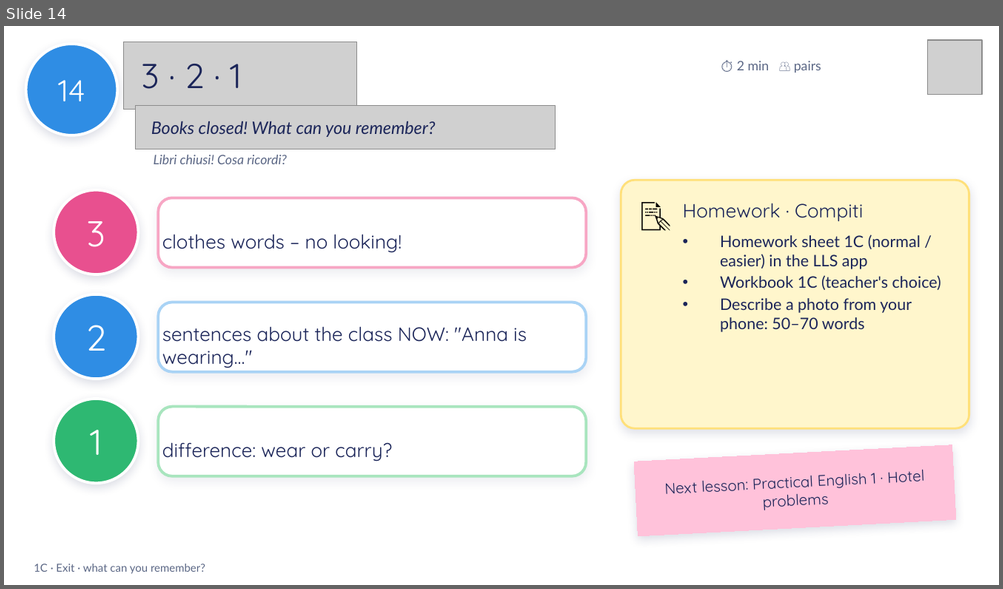
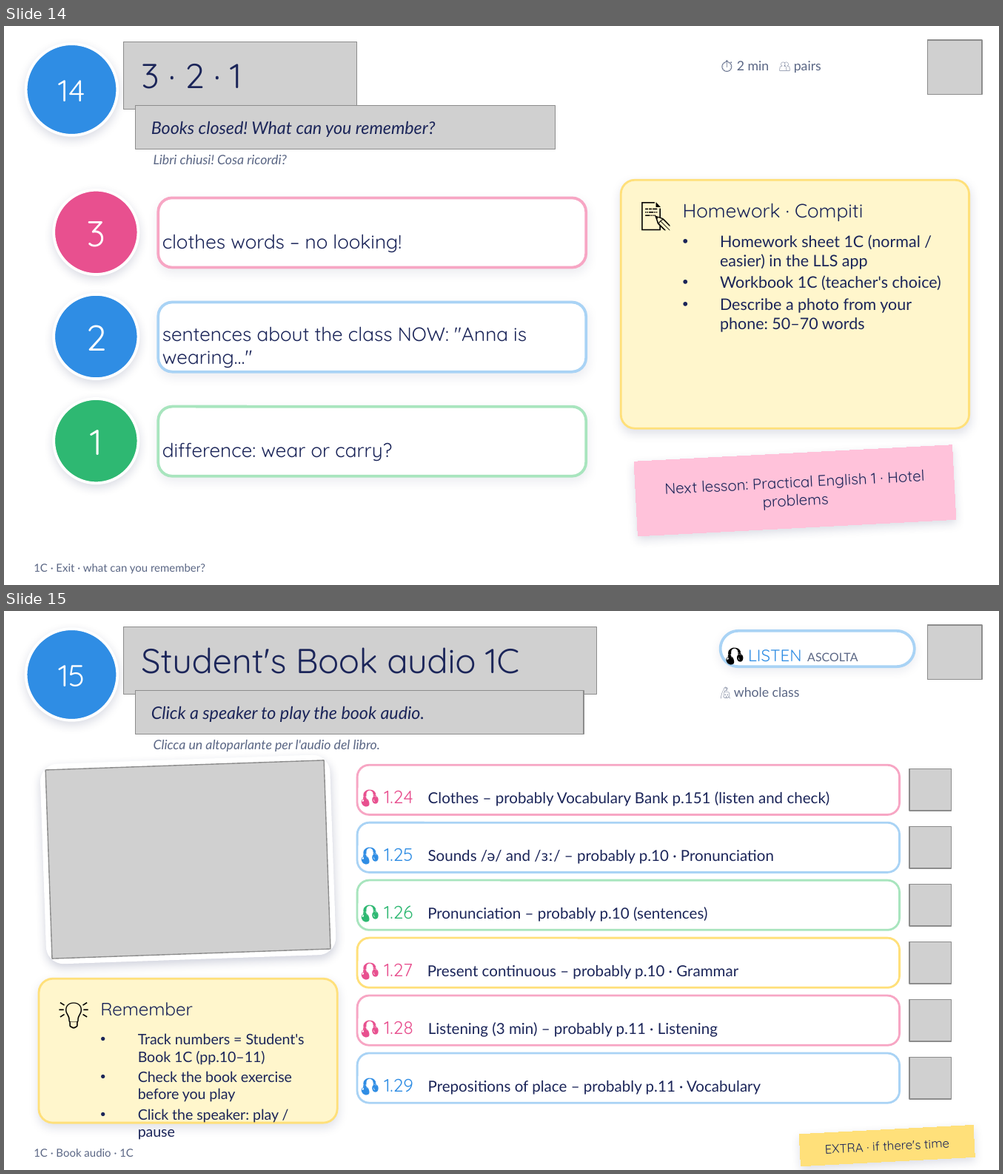
Before and after one commit to londonlanguageschool/Bagheria-, a slide deck: materials/A2/A2_1C_The_Remake_Project_v3.pptx. Shown one above the other, each under a label of ours: slide 14 before the commit, slides 14 and 15 after it. The pictures are 1003x589 and 1003x1174 pixels, drawn with LibreOffice and Linux fonts; fonts in the diff are those of the drawing; grey boxes stand for pictures; background and template pictures are left out. Boxes give left, top, right and bottom in pixels: in the first picture for what was removed or moved away, otherwise in the second. Text is boxed around its words. In the diff, an @@ line names an element or a change of style, - is before the commit and + after.

```diff
--- a/materials/A2/A2_1C_The_Remake_Project_v3.pptx
+++ b/materials/A2/A2_1C_The_Remake_Project_v3.pptx
@@ slide 15 added at (x1=4, y1=611, x2=999, y2=1170), background picture (left out) @@
@@ ellipse added at (x1=26, y1=629, x2=117, y2=721), fill #2F8DE4, outline #FFFFFF 2 pt, 22 pt, text #FFFFFF @@
+15
@@ picture added at (x1=123, y1=627, x2=597, y2=695) @@
@@ rounded rectangle added at (x1=720, y1=631, x2=914, y2=667), fill #FFFFFF, outline #A9D3F5 2 pt, 8.5 pt, text #5B6785 @@
+🎧 LISTEN ASCOLTA
@@ picture added at (x1=927, y1=625, x2=982, y2=680) @@
@@ text added at (x1=141, y1=647, x2=519, y2=674), 25 pt, text #1B2559 @@
+Student's Book audio 1C
@@ picture added at (x1=135, y1=691, x2=583, y2=735) @@
@@ text added at (x1=734, y1=687, x2=800, y2=697), 9.5 pt, text #5B6785 @@
+🙋 whole class
@@ text added at (x1=151, y1=706, x2=424, y2=722), 12.5 pt, text #1B2559, italic @@
+Click a speaker to play the book audio.
@@ text added at (x1=153, y1=740, x2=380, y2=752), 9.5 pt, text #5B6785, italic @@
+Clicca un altoparlante per l'audio del libro.
@@ rounded rectangle added at (x1=40, y1=755, x2=336, y2=964), fill #FFFFFF, outline #FFFFFF 1 pt @@
@@ picture added at (x1=45, y1=760, x2=330, y2=959) @@
@@ rounded rectangle added at (x1=357, y1=765, x2=899, y2=815), fill #FFFFFF, outline #F7A6C4 1.5 pt, 11 pt, text #1B2559 @@
+🎧 1.24 Clothes – probably Vocabulary Bank p.151 (listen and check)
@@ picture added at (x1=909, y1=769, x2=950, y2=811) @@
@@ rounded rectangle added at (x1=357, y1=823, x2=899, y2=872), fill #FFFFFF, outline #A9D3F5 1.5 pt, 11 pt, text #1B2559 @@
+🎧 1.25 Sounds /ə/ and /ɜː/ – probably p.10 · Pronunciation
@@ picture added at (x1=909, y1=827, x2=950, y2=869) @@
@@ rounded rectangle added at (x1=357, y1=880, x2=899, y2=930), fill #FFFFFF, outline #A8E5BE 1.5 pt, 11 pt, text #1B2559 @@
+🎧 1.26 Pronunciation – probably p.10 (sentences)
@@ picture added at (x1=909, y1=885, x2=950, y2=926) @@
@@ rounded rectangle added at (x1=357, y1=938, x2=899, y2=988), fill #FFFFFF, outline #FFE07A 1.5 pt, 11 pt, text #1B2559 @@
+🎧 1.27 Present continuous – probably p.10 · Grammar
@@ picture added at (x1=909, y1=943, x2=950, y2=984) @@
@@ rounded rectangle added at (x1=39, y1=979, x2=337, y2=1123), fill #FFF6CC, outline #FFE07A 1.5 pt @@
@@ text added at (x1=48, y1=987, x2=99, y2=1037), 22 pt, text #000000 @@
+💡
@@ text added at (x1=100, y1=1002, x2=193, y2=1017), 13 pt, text #1B2559 @@
+Remember
@@ rounded rectangle added at (x1=357, y1=996, x2=899, y2=1045), fill #FFFFFF, outline #F7A6C4 1.5 pt, 11 pt, text #1B2559 @@
+🎧 1.28 Listening (3 min) – probably p.11 · Listening
@@ picture added at (x1=909, y1=1000, x2=950, y2=1042) @@
@@ text added at (x1=138, y1=1034, x2=304, y2=1123), 10.5 pt, text #1B2559 @@
+• Track numbers = Student's Book 1C (pp.10–11)
+• Check the book exercise before you play
+• Click the speaker: play / pause
@@ rounded rectangle added at (x1=357, y1=1054, x2=899, y2=1103), fill #FFFFFF, outline #A9D3F5 1.5 pt, 11 pt, text #1B2559 @@
+🎧 1.29 Prepositions of place – probably p.11 · Vocabulary
@@ picture added at (x1=909, y1=1057, x2=950, y2=1099) @@
@@ rectangle added at (x1=799, y1=1125, x2=974, y2=1167), fill #FFE07A, outline #FFE07A 0.75 pt, 9 pt, text #1B2559 @@
+EXTRA · if there's time
@@ text added at (x1=34, y1=1149, x2=134, y2=1157), 8 pt, text #5B6785 @@
+1C · Book audio · 1C
```
Also in this commit, not shown: 1 other file.
